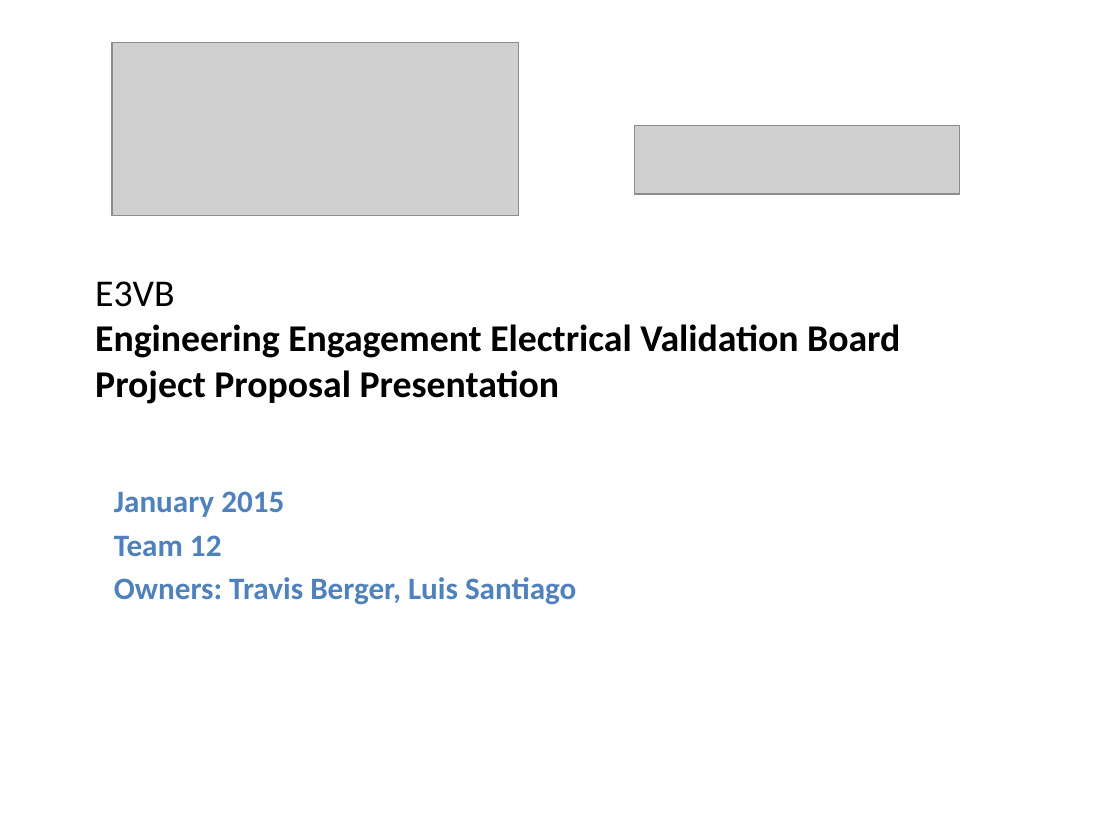
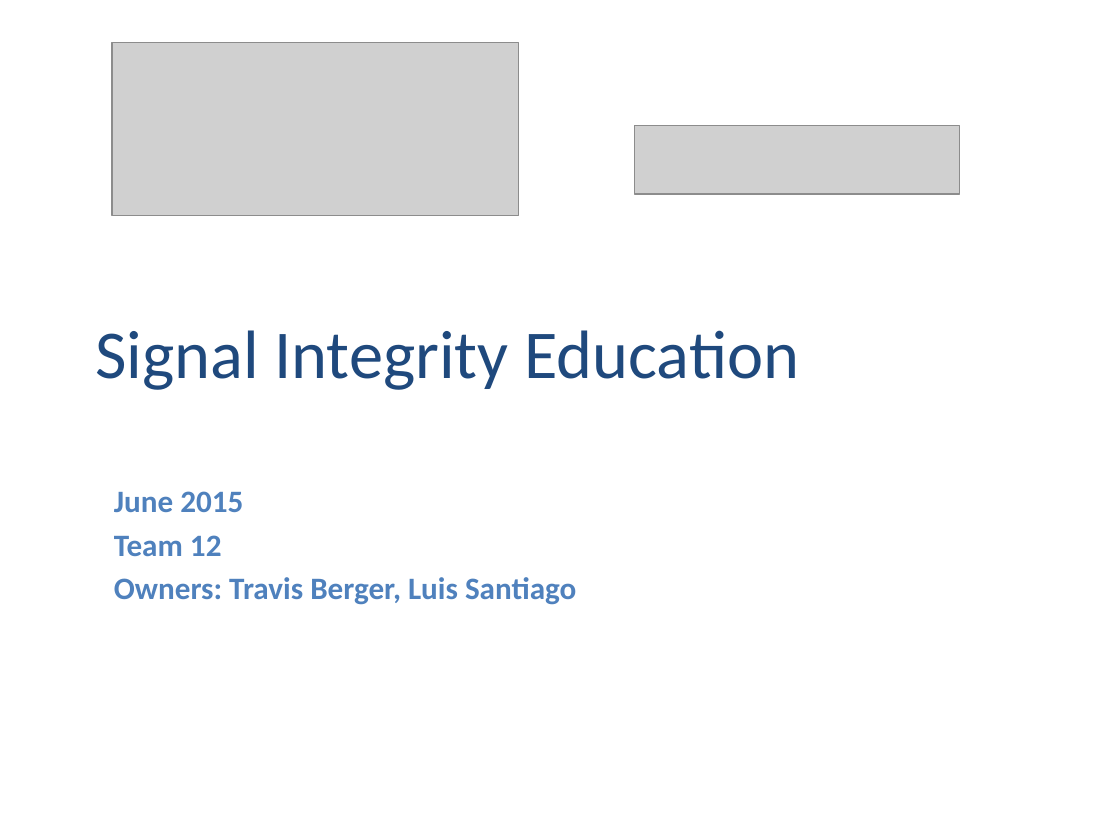
Before and after one commit to BrandonTowell/Capstone-Team-12, a slide deck: slide 1 of Documentation/T12 Final Presentation.pptx. Drawn at 1120x840 pixels with LibreOffice and Linux fonts; fonts in the diff are those of the drawing; grey boxes stand for pictures. Boxes give left, top, right and bottom in pixels: in the first picture for what was removed or moved away, otherwise in the second. Text is boxed around its words. In the diff, an @@ line names an element or a change of style, - is before the commit and + after.

```diff
--- a/Documentation/T12 Final Presentation.pptx
+++ b/Documentation/T12 Final Presentation.pptx
@@ title at (95,330,799,390): text changed; size 24.3 to 44 pt; text colour #000000 to #1F497D; bold off @@
-E3VB
-Engineering Engagement Electrical Validation Board
-Project Proposal Presentation
+Signal Integrity Education
@@ subtitle at (114,491,243,512): text changed @@
-January 2015
+June 2015
```
Also in this commit, not shown: 7 other slides changed, 4 slides added, 4 slides removed.
